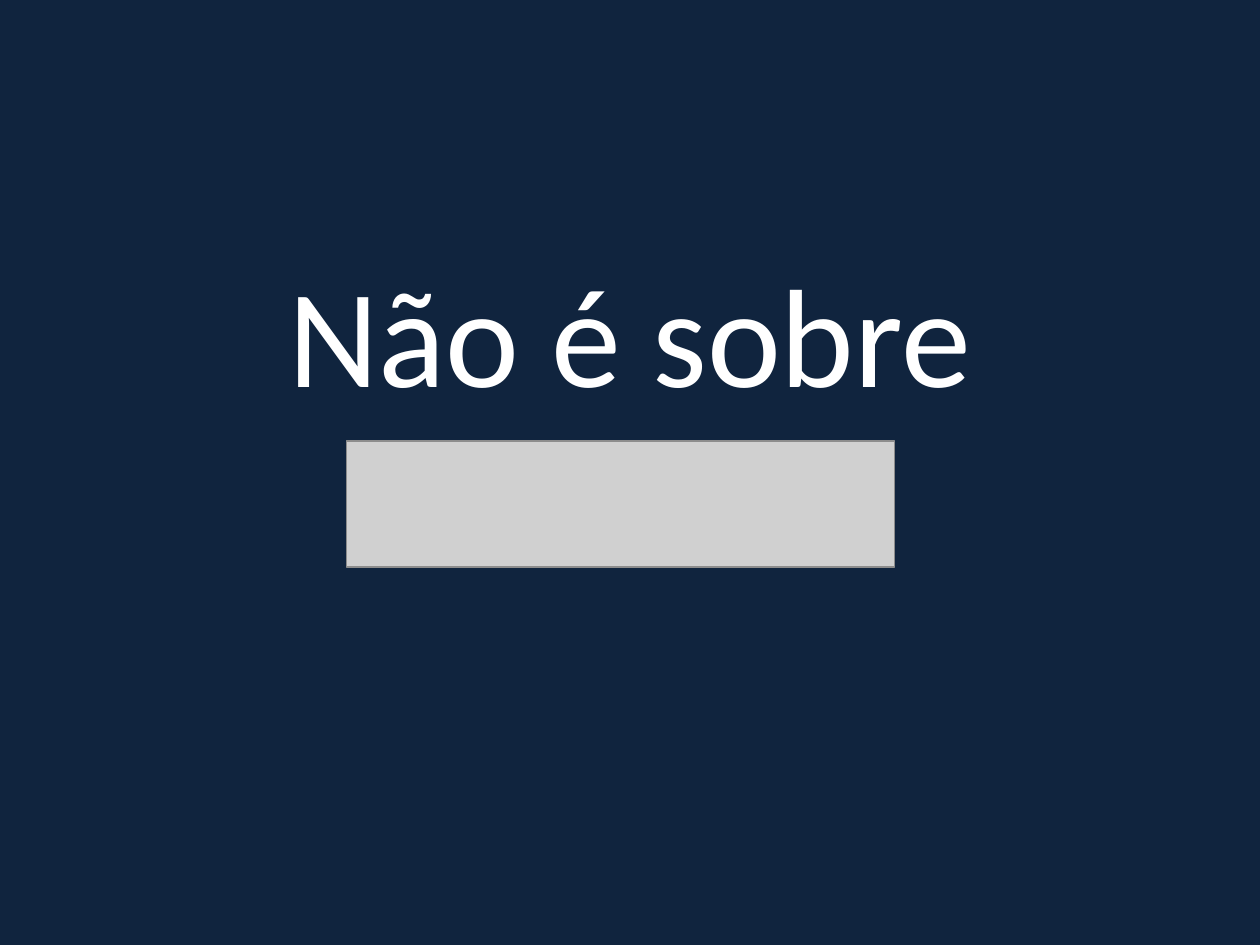
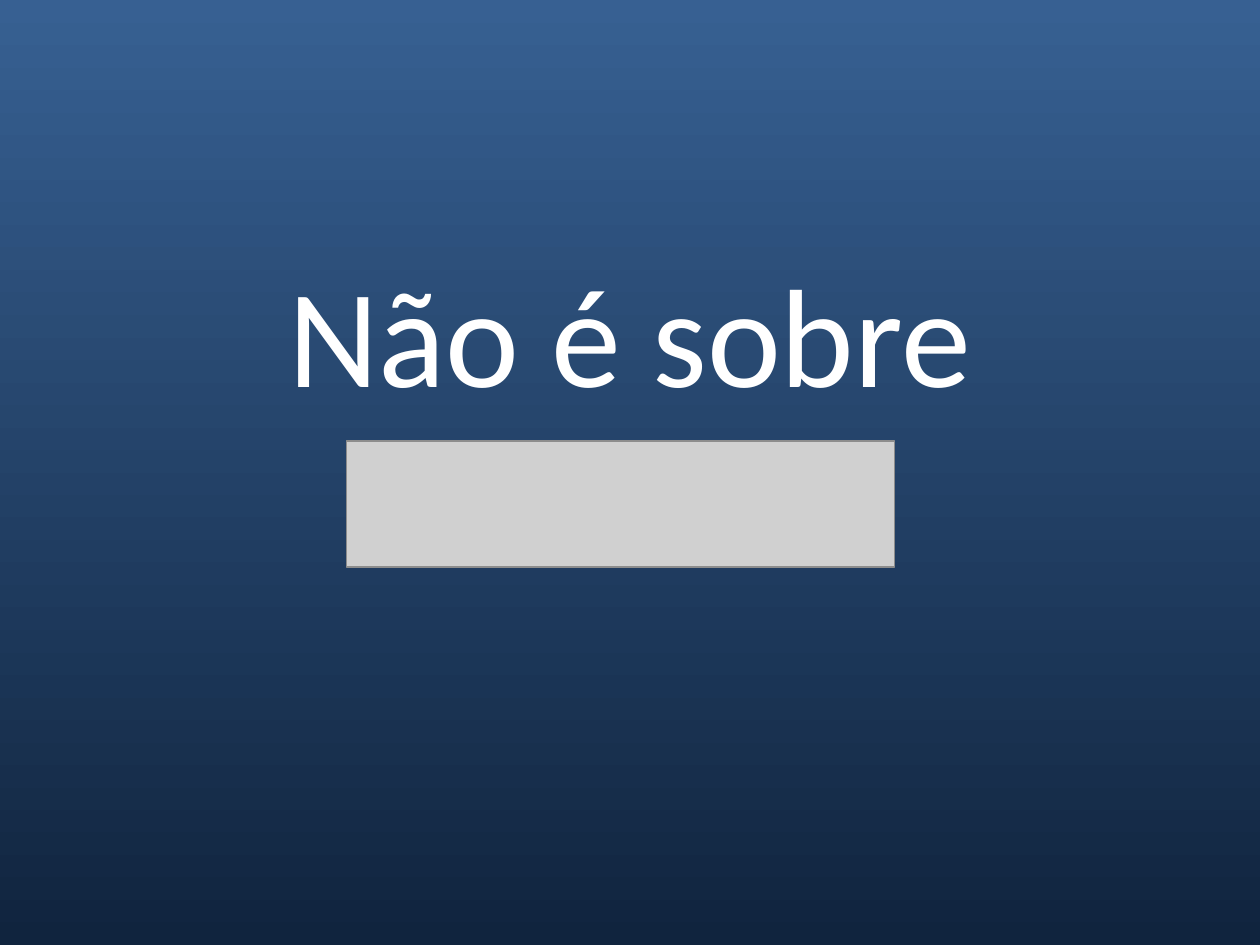
Before and after one commit to juanplopes/ci-alem-do-build, a slide deck: slide 7 of Presentation.pptx (slide 14 before the commit). Drawn at 1260x945 pixels with LibreOffice and Linux fonts; fonts in the diff are those of the drawing; grey boxes stand for pictures. Boxes give left, top, right and bottom in pixels: in the first picture for what was removed or moved away, otherwise in the second. Text is boxed around its words. In the diff, an @@ line names an element or a change of style, - is before the commit and + after.

```diff
--- a/Presentation.pptx
+++ b/Presentation.pptx
@@ background #0F243E to gradient #376092 to #0F243E @@
```
Also in this commit, not shown: 5 other slides changed, 17 slides added, 5 slides removed.
